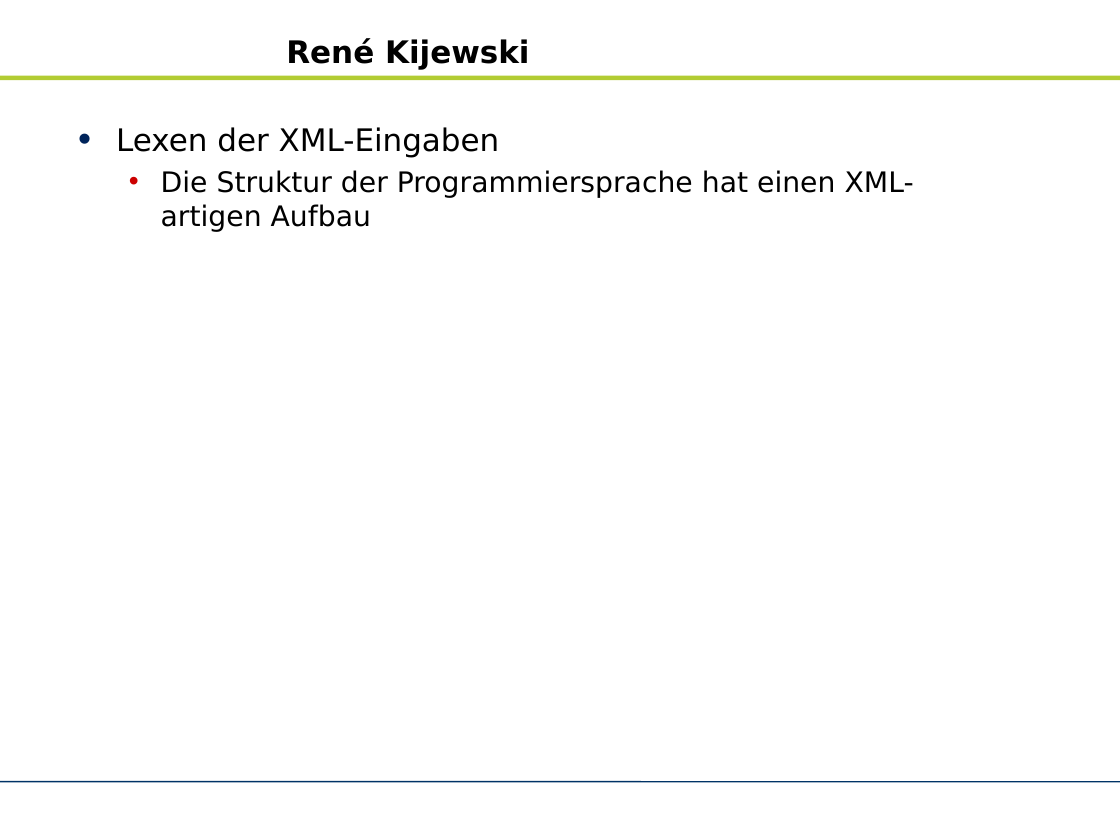
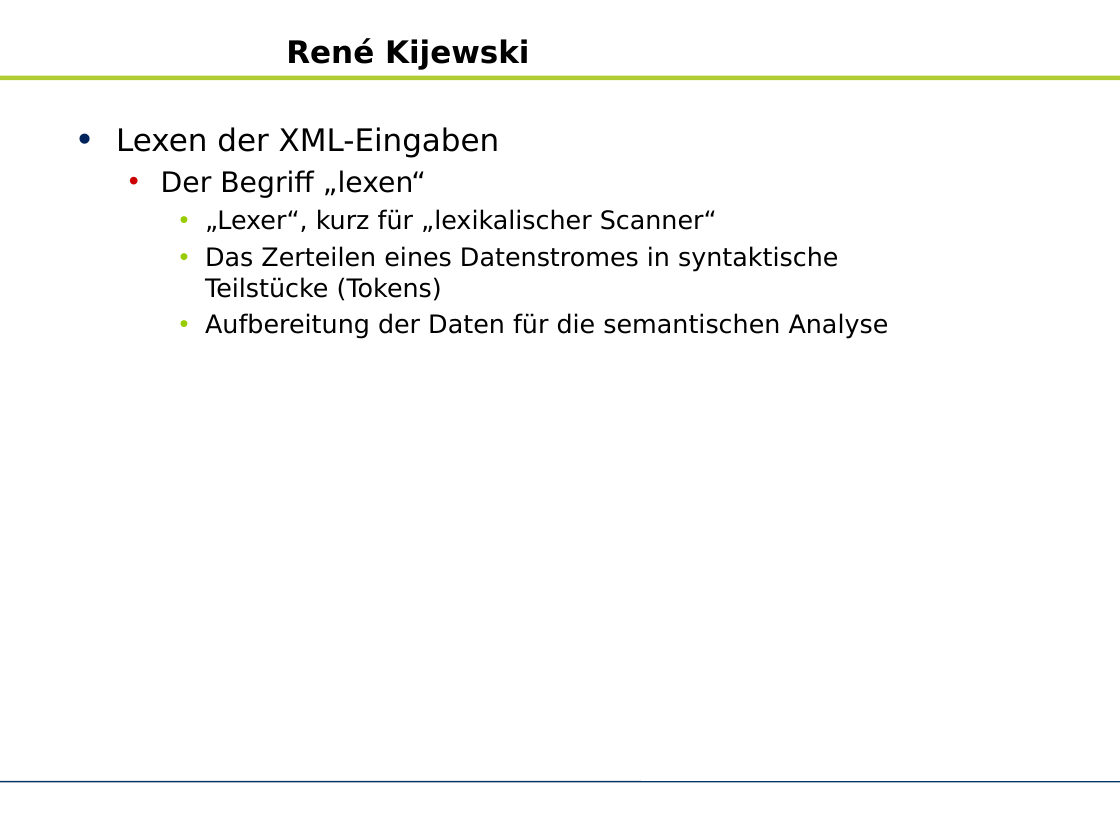
Before and after one commit to zhongxinhua/sose10-swp-uebersetzerbau, a slide deck: slide 15 of trunk/dokumentation/rk-kundenpraesentation.odp (slide 13 before the commit). Drawn at 1120x840 pixels with LibreOffice and Linux fonts; fonts in the diff are those of the drawing; background and template pictures are left out. Boxes give left, top, right and bottom in pixels: in the first picture for what was removed or moved away, otherwise in the second. Text is boxed around its words. In the diff, an @@ line names an element or a change of style, - is before the commit and + after.

```diff
--- a/trunk/dokumentation/rk-kundenpraesentation.odp
+++ b/trunk/dokumentation/rk-kundenpraesentation.odp
@@ text at box(161, 170, 889, 339): text changed; size 20 to 18 pt @@
-  • Die Struktur der Programmiersprache hat einen XML-artigen Aufbau
+  • Der Begriff „lexen“
+    • „Lexer“, kurz für „lexikalischer Scanner“
+    • Das Zerteilen eines Datenstromes in syntaktische Teilstücke (Tokens)
+    • Aufbereitung der Daten für die semantischen Analyse
```
Also in this commit, not shown: 10 other slides changed, 5 slides added, 4 slides removed.
